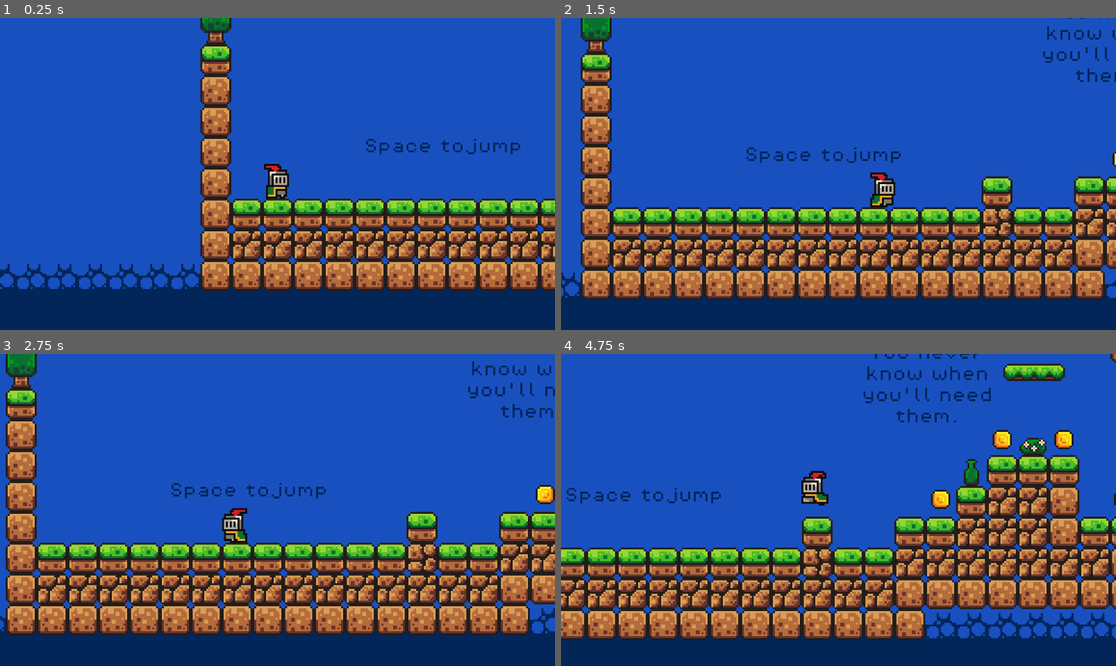
Above: before the commit, frames 1-4 (two rows, left to right).
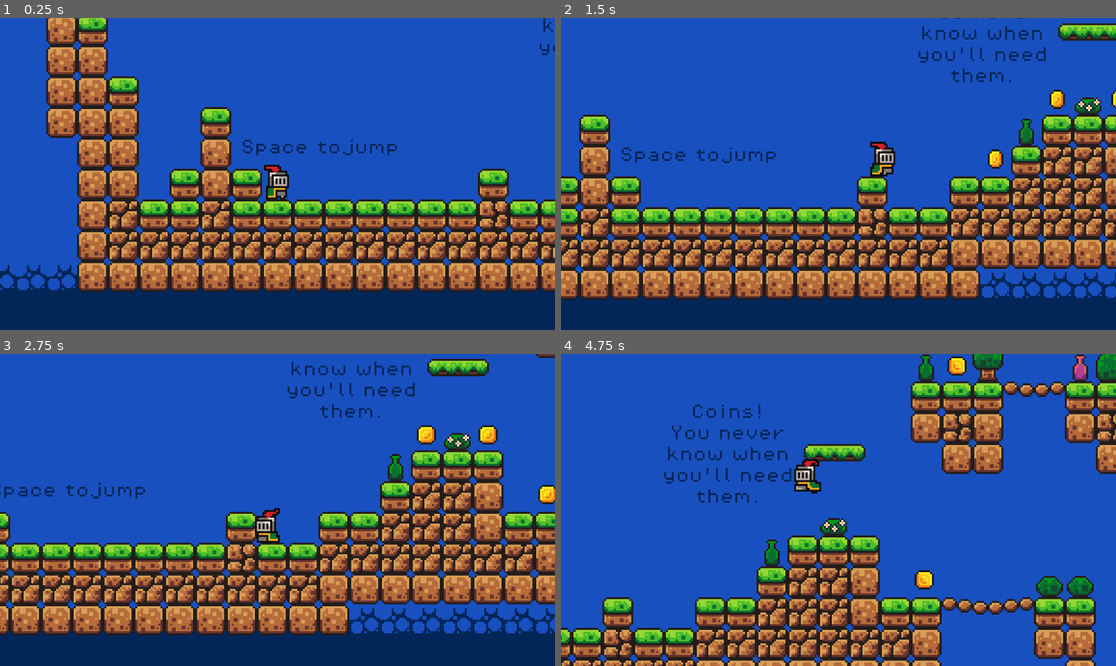
Above: after the commit, the same moments.

Repository: bdonet/FirstGameGodot
Game: Godot game, scene res://Scenes/game.tscn
The game is run twice, just before and just after one commit, with the same random seed, the same clock (stepped at 60 frames per second) and the same inputs.
Inputs:
- Up to frame 1 (0.25 s): no input
- Up to frame 2 (1.5 s): hold Right (move_right) from 0.53 s (still down); tap C (climb) at 0.6, 1.35 s; tap Space (jump) at 0.77 s
- Up to frame 3 (2.75 s): tap Space (jump) at 1.52 s; release Right (move_right) at 2.03 s; hold Left (move_left) from 2.03 s (still down); tap C (climb) at 2.1 s
- Up to frame 4 (4.75 s): release Left (move_left) at 2.78 s; hold Right (move_right) 2.78-4.28 s; tap C (climb) at 2.85, 3.6, 4.35 s; tap Space (jump) at 3.02, 3.77, 4.52 s; hold Left (move_left) from 4.28 s (still down)

The runs differ from the first frame. In frame 1, 24% of the frame differs, in the area x 0-100%, y 0-88%; in frame 2, 26%; in frame 3, 35%; in frame 4, 56%, in the area x 0-100%, y 0-100%.

Commit message:
Expanded game map a little more for testing

Diff:
--- a/Scenes/game.tscn
+++ b/Scenes/game.tscn
@@ -554,10 +554,10 @@
 layer_0/name = "Background"
 layer_0/tile_data = PackedInt32Array(131063, 0, 13, 196599, 0, 13, 262135, 0, 14, 327671, 0, 15, 393207, 0, 15, 131064, …(102772 unchanged characters)…
 layer_1/name = "Mid"
-layer_1/tile_data = PackedInt32Array(1, 0, 0, 2, 0, 0, 3, 65 …(5445 unchanged characters)… 142, 0, 1, 262143, 0, 1, 196608, 0, 1, -458767, 0, 3, -393231, 0, 4, -327695, 0, 4, -262159, 0, 5, -196623, 0, 0, -131087, 0, 1, -65551, 0, 1, -15, 0, 1, 65521, 0, 1, 131057, 0, 1, 196593, 0, 1, 262129, 0, 1, 196594, 65536, 0, 196595, 65536, 0, 196596, 65536, 0, 196597, 65536, 0, 196598, 65536, 0, 196599, 65536, 0, 131058, 0, 0, 131059, 0, 0, 131060, 0, 0, 131061, 0, 0, 131062, 0, 0, 131063, 0, 0, 262130, 0, 1, 262131, 0, 1, 262132, 0, 1, 262133, 0, 1, 262134, 0, 1, 262135, 0, 1, 196609, 0, 1, 65534, 0, 0)
+layer_1/tile_data = PackedInt32Array(1, 0, 0, 2, 0, 0, 3, 65 …(5445 unchanged characters)… 142, 0, 1, 262143, 0, 1, 196608, 0, 1, -196623, 0, 1, -131087, 0, 1, -65551, 0, 1, -15, 0, 1, 65521, 0, 1, 131057, 0, 1, 196593, 0, 1, 262129, 0, 1, 196594, 65536, 0, 196595, 65536, 0, 196596, 65536, 0, 196597, 65536, 0, 196598, 65536, 0, 196599, 65536, 0, 131058, 65536, 0, 131059, 0, 0, 131060, 0, 0, 131061, 65536, 0, 131062, 0, 0, 131063, 0, 0, 262130, 0, 1, 262131, 0, 1, 262132, 0, 1, 262133, 0, 1, 262134, 0, 1, 262135, 0, 1, 196609, 0, 1, 65534, 0, 0, -14, 0, 1, 65522, 0, 1, -11, 0, 1, 65525, 0, 1, -65550, 0, 1, -65552, 0, 1, -131088, 0, 1, -196624, 0, 1, -262160, 0, 1, -327696, 0, 1, -393232, 0, 1, -458768, 0, 1, -524304, 0, 1, -589840, 0, 1, -786448, 0, 1, -720912, 0, 1, -655376, 0, 1, -393231, 0, 1, -458767, 0, 1, -655375, 0, 1, -589839, 0, 1, -524303, 0, 1, -720911, 0, 1, -786447, 0, 1, -262159, 0, 0, -131086, 0, 0, 65524, 0, 0, 65526, 0, 0, -65547, 0, 0)
 
 [node name="Player" parent="." instance=ExtResource("1_icq0n")]
-position = Vector2(-200, 15)
+position = Vector2(-136, 13)
 
 [node name="Camera2D" type="Camera2D" parent="Player"]
 zoom = Vector2(4, 4)
